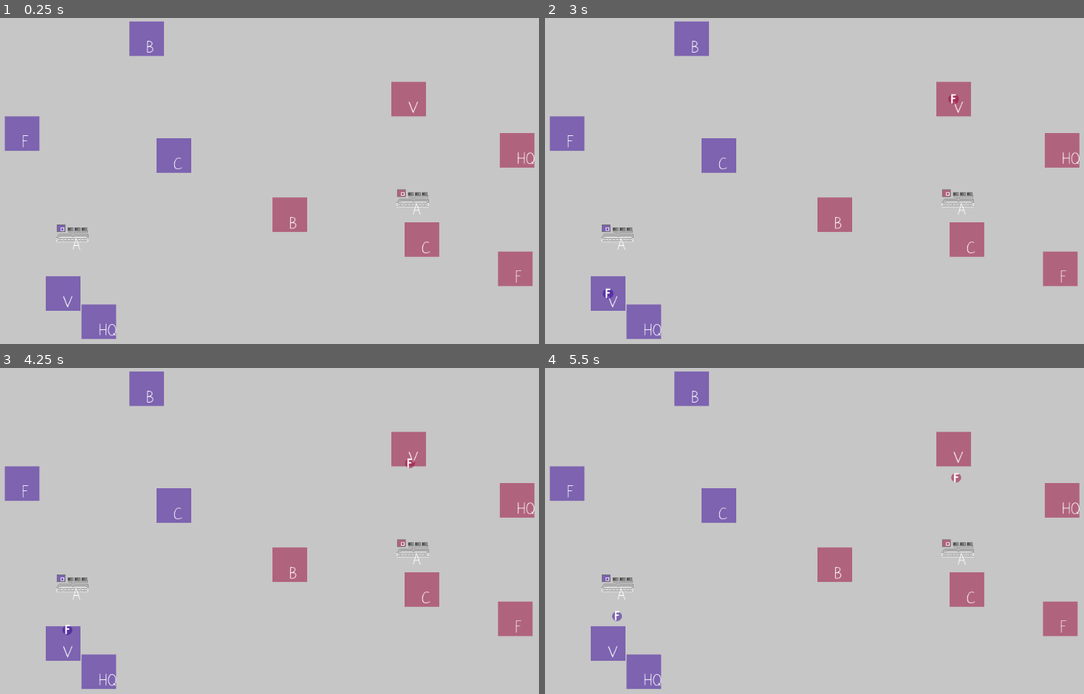
Above: before the commit, frames 1-4 (two rows, left to right).
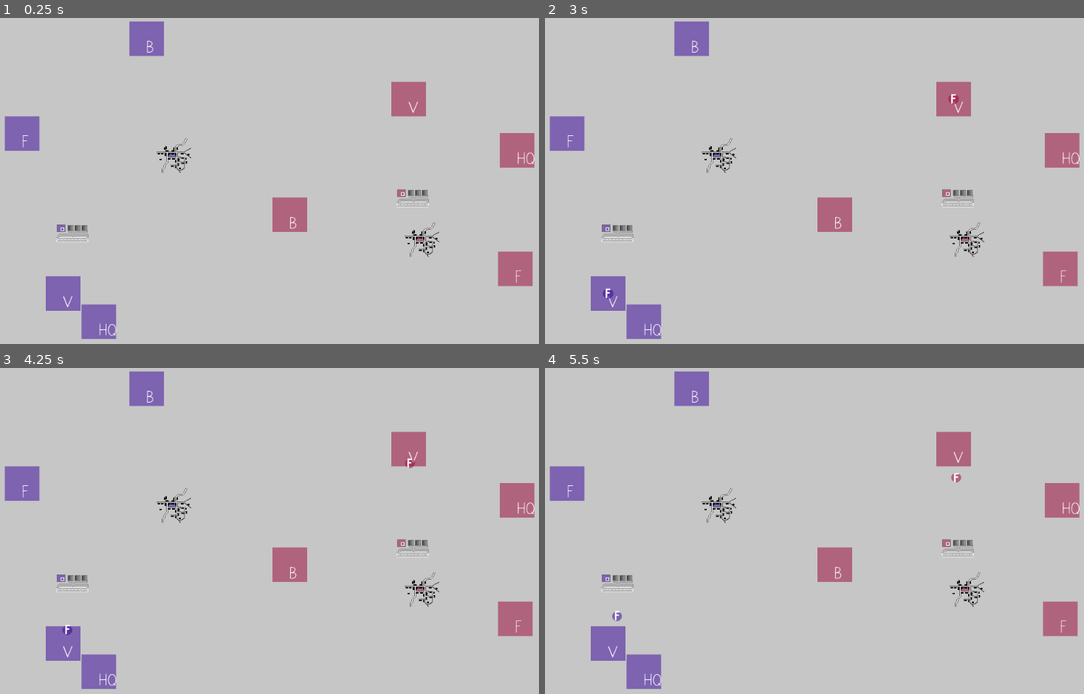
Above: after the commit, the same moments.

Repository: rojekabc/godot-rescue-from-sky
Game: Godot game, scene res://Scenes/World.tscn
Two runs of this game, one before a commit and one after it. Both use one fixed random seed, a clock stepped at 60 frames per second and the inputs below.
Inputs (mouse positions are in pixels of both pictures, inside the frame that each line leads up to):
- Up to frame 1 (0.25 s): no input
- Up to frame 2 (3 s): tap Enter at 0.5, 2 s; move the mouse to (943, 174) at 0.52 s; click (943, 174) at 0.67 s; tap Space at 1.25, 2.75 s; move the mouse to (695, 207) at 1.27 s; click (695, 207) at 1.42 s; move the mouse to (873, 115) at 2.02 s; click (873, 115) at 2.17 s; move the mouse to (782, 259) at 2.77 s; click (782, 259) at 2.92 s
- Up to frame 3 (4.25 s): tap Enter at 3.5 s; move the mouse to (441, 592) at 3.52 s; click (441, 592) at 3.67 s
- Up to frame 4 (5.5 s): move the mouse to (636, 488) at 4.27 s; click (636, 488) at 4.42 s; tap Space at 5 s; move the mouse to (841, 540) at 5.02 s; click (841, 540) at 5.17 s

The runs differ from the first frame. In frame 1, 1.4% of the frame differs, in the area x 12-82%, y 36-74%; in frame 2, 1.4%; in frame 3, 1.4%; in frame 4, 1.4%.

Commit message:
Issue #24. City sprite

Diff:
--- a/Interfaces/Destructable.gd
+++ b/Interfaces/Destructable.gd
@@ -12,6 +12,9 @@
 func is_destroyed():
 	return hp <= 0
 
+func get_hp_rate()->float:
+	return hp/100.0
+
 func hit(points):
 	if is_destroyed():
 		return
--- a/Scenes/Army.tscn
+++ b/Scenes/Army.tscn
@@ -112,7 +112,7 @@
 	if dc: return # Phase of not connected to timer, but call possible in same step
 	if attackTarget and not attackTarget.Destructable.is_destroyed():
 		Game.verbose(get_name() + ': hit ' + attackTarget.get_name())
-		attackTarget.Destructable.hit(5)
+		attackTarget.Destructable.hit(5 * Destructable.get_hp_rate())
 	else:
 		find_new_target()
 
--- a/Scenes/Structure.tscn
+++ b/Scenes/Structure.tscn
@@ -56,7 +56,10 @@
 func assign_type(strType, timer):
 	var strDef = Game.structureDefinitions[strType]
 	type = strDef.type
-	$Acronym.text = strDef.acronym
+	if type == Game.STRUCTURE.AIRPORT || type == Game.STRUCTURE.CITY:
+		$Acronym.text = ''
+	else:
+		$Acronym.text = strDef.acronym
 	timer.connect('timeout', self, '_timeout')
 	for resource in strDef.consumes:
 		Consumer.add(resource)
--- a/Scenes/World.tscn
+++ b/Scenes/World.tscn
@@ -267,6 +267,9 @@
 	if structure.type == Game.STRUCTURE.AIRPORT:
 		structure.get_node('Sprite').texture = load('res://Resources/StructureAirport.png')
 		structure.get_node('Sprite').material = Game.playerDefinitions[ownerIdx].armyMaterial
+	elif structure.type == Game.STRUCTURE.CITY:
+		structure.get_node('Sprite').texture = load('res://Resources/StructureCity.png')
+		structure.get_node('Sprite').material = Game.playerDefinitions[ownerIdx].armyMaterial
 	else:
 		structure.get_node('Sprite').material = Game.playerDefinitions[ownerIdx].structureMaterial
 	return structure
Binary file changed: Resources/StructureAirport.png
Binary file added: Resources/StructureCity.png
